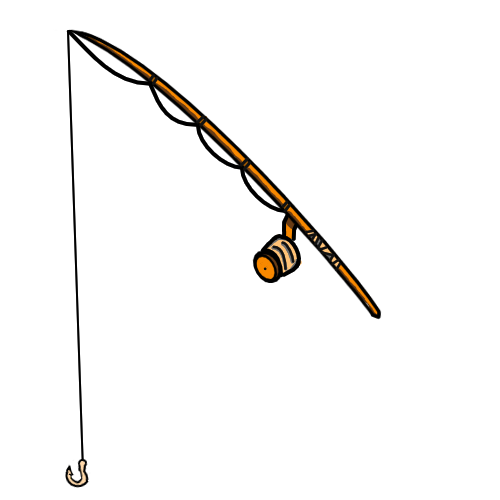
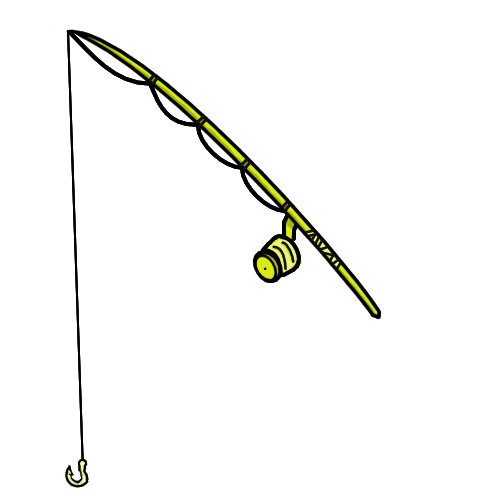
Before/after of a (500, 500) layered artwork. What changed in the layer stack:
painted on "sketch" (1st of 3, in "Vara de pesca") over bbox(65, 29, 382, 488)
removed layer "sombra" (1st of 3, in "Vara de pesca") from group "Vara de pesca" over bbox(65, 29, 382, 488)
painted on "cor base" (1st of 3, in "Vara de pesca") over bbox(65, 29, 382, 488)
showed group "Vara de pesca" (2nd of 2) (4 layers) over bbox(65, 29, 382, 488)
painted on "sketch" (2nd of 3, in "Vara de pesca") over bbox(65, 29, 382, 488)
